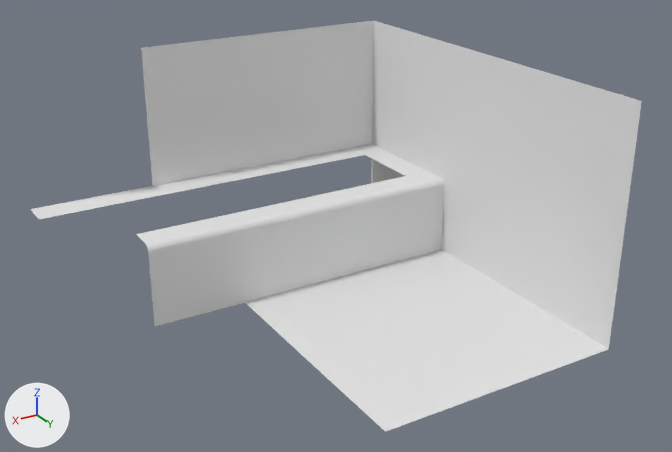
A saved change to the FBX model Assets/Models/Base.fbx.
One viewpoint serves both versions: a camera (50 mm lens) standing at (3.32, 6.16, 3.23) and looking at (0.29, 1.1, 0.7). Every picture has the same lights, and +X, +Y and +Z are marked at lower left. Where no turn or scale is listed for an object, it has been applied to the vertices. Vertices at the same position are counted once.

The first picture shows 'Base'.
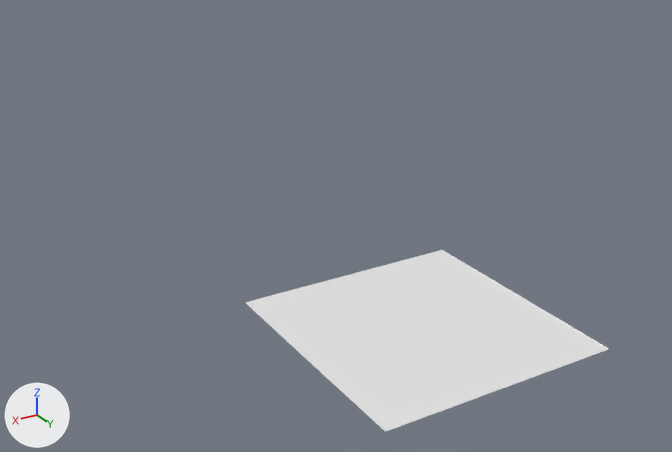
Pixel boxes [x1, y1, x2, y2] of what changed, in the pictures (672 x 452 px):
```json
{"object": "Base", "change": "reshaped", "before": [31, 20, 642, 432], "after": [245, 249, 609, 432], "on screen": "40% narrower, 55% shorter"}
```

The change, as JSON lines over the scene's bpy script:
```json
{"block": "me_cube_013", "where": "# used by ob_base; location = (0.0, 0.0, 0.0)"}
{"op": "remove", "block": "me_cube_013", "code": "me_cube_013.from_pydata(...)  # 95 vertices, 68 faces; spans x -1.07..1.96, y -0.54..2.42, z -0.02..1.71"}
{"op": "add", "block": "me_cube_013", "code": "me_cube_013.from_pydata(...)  # 21 vertices, 17 faces; spans x -1.07..0.74, y 0.53..2.42, z -0.02..-0.01"}
{"block": "me_cube_013", "change": "me_cube_013 part 1"}
{"block": "me_cube_013", "change": "74 vertices are removed from x -1.07..1.96, y -0.54..2.42, z -0.02..1.71"}
{"block": "me_cube_013", "change": "62 faces are deleted"}
{"block": "me_cube_013", "change": "2 vertices move within x -1.07, y 0.54, z -0.02"}
{"block": "me_cube_013", "change": "11 new faces join them"}
```
